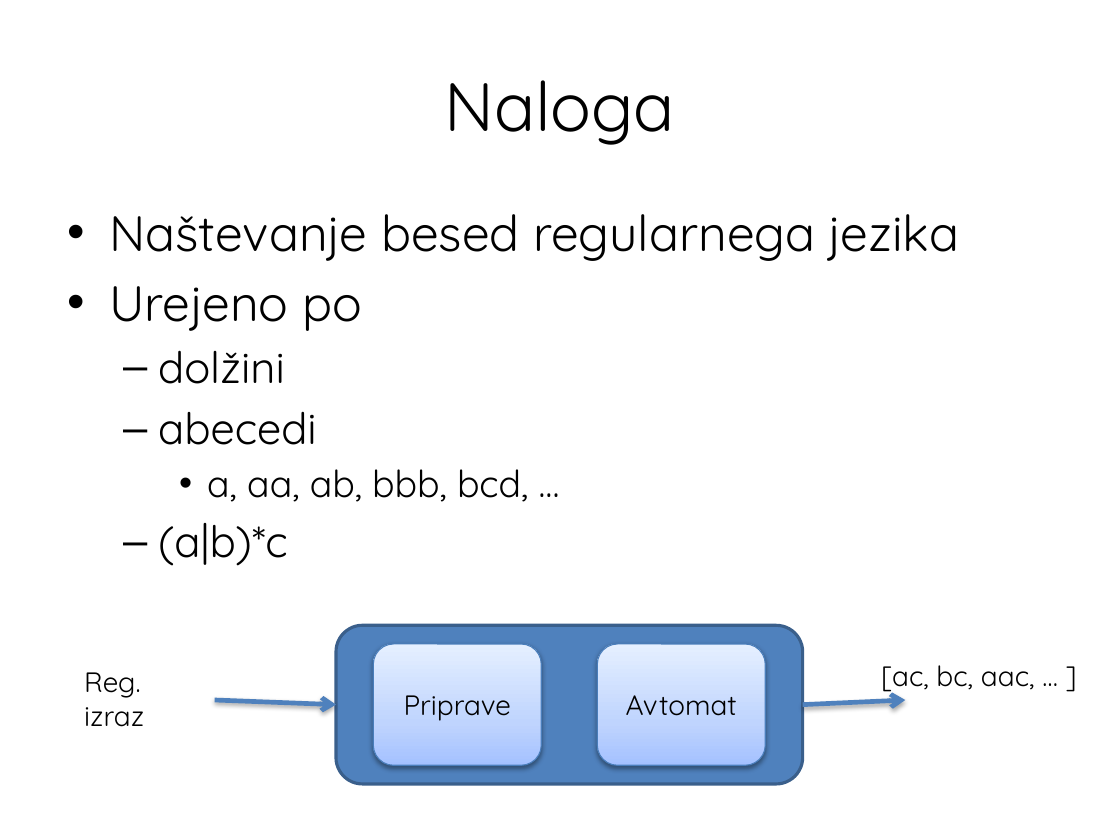
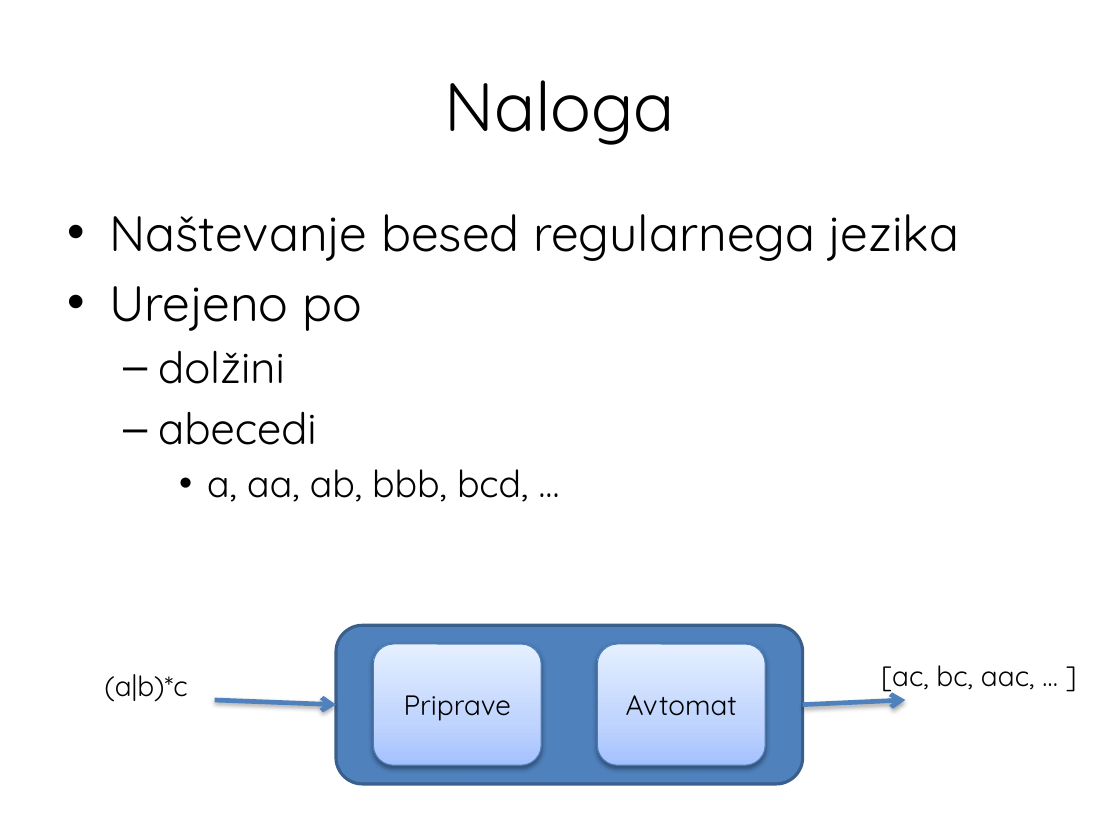
Before and after one commit to tadeboro/reglang, a slide deck: slide 4 of presentation/RegexRangers.pptx. Drawn at 1120x840 pixels with LibreOffice and Linux fonts; fonts in the diff are those of the drawing. Boxes give left, top, right and bottom in pixels: in the first picture for what was removed or moved away, otherwise in the second. Text is boxed around its words. In the diff, an @@ line names an element or a change of style, - is before the commit and + after.

```diff
--- a/presentation/RegexRangers.pptx
+++ b/presentation/RegexRangers.pptx
@@ text at <box>158,523,288,566</box>: paragraph removed @@
-  – (a|b)*c
@@ text at <box>104,674,187,702</box>: text changed @@
-Reg. izraz
+  (a|b)*c
```
Also in this commit, not shown: 3 other slides changed, 2 other files.
